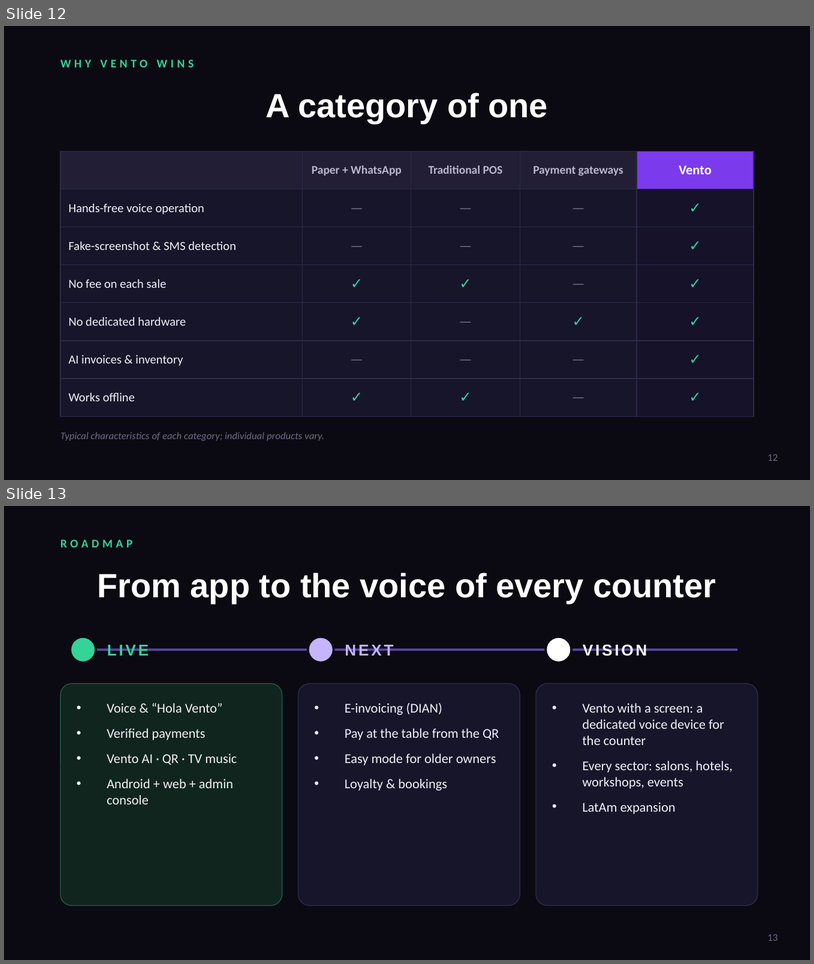
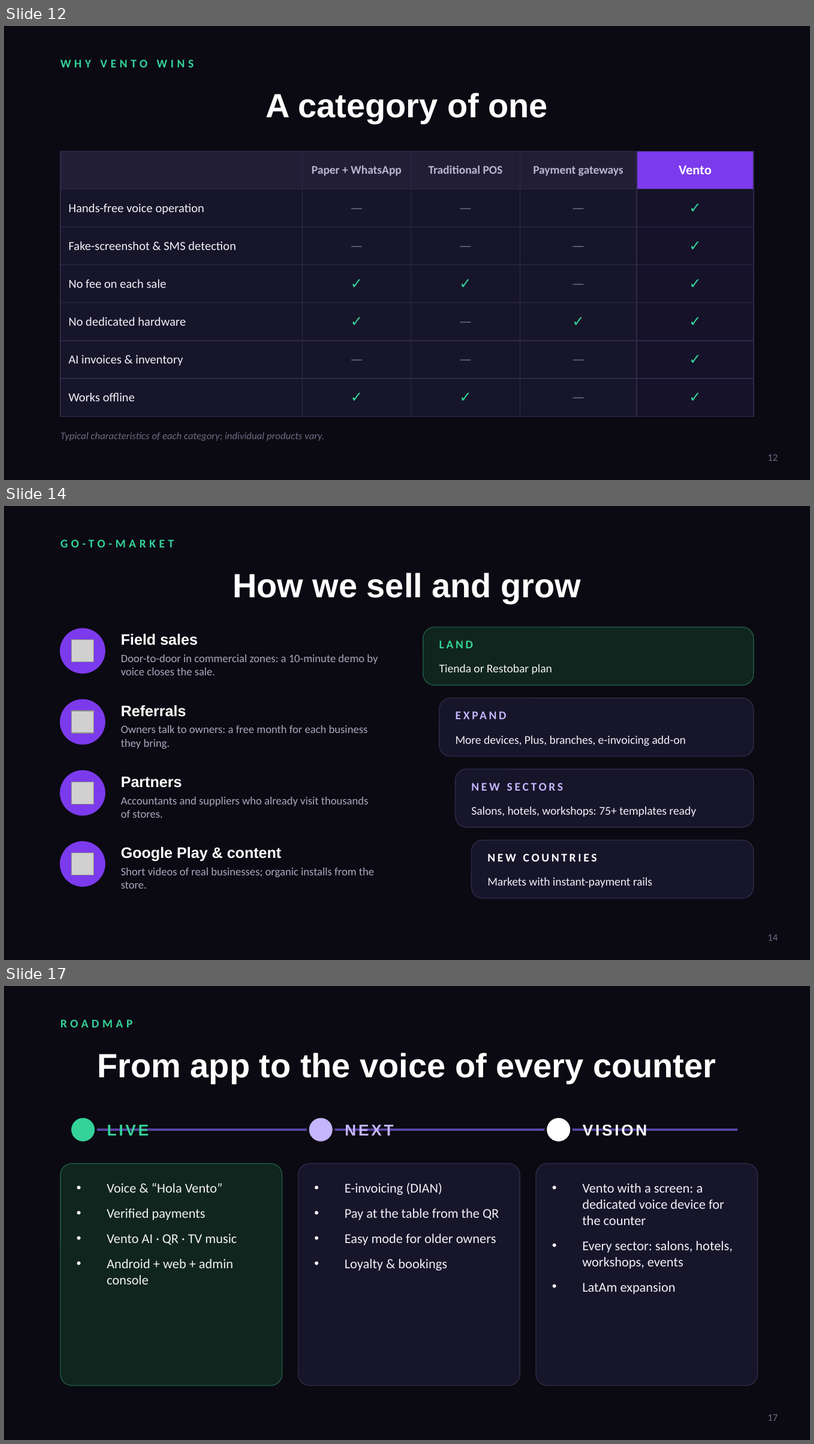
Before and after one commit to cristhianlujan45-blip/cuentas, a slide deck: ventas/Vento-pitch.pptx. Shown one above the other, each under a label of ours: slides 12 and 13 before the commit, slides 12, 14 and 17 after it; the slides between them are not shown. The pictures are 814x964 and 814x1444 pixels, drawn with LibreOffice and Linux fonts; fonts in the diff are those of the drawing; grey boxes stand for pictures; background and template pictures are left out. Boxes give left, top, right and bottom in pixels: in the first picture for what was removed or moved away, otherwise in the second. Text is boxed around its words. In the diff, an @@ line names an element or a change of style, - is before the commit and + after.

```diff
--- a/ventas/Vento-pitch.pptx
+++ b/ventas/Vento-pitch.pptx
@@ slide 14 added at (4,506,810,960), background picture (left out) @@
@@ text added at (83,540,105,547), 10.5 pt, text #34D399, bold @@
+GO-TO-MARKET
@@ title added at (233,573,582,603), 30 pt, text #FFFFFF, bold @@
+How we sell and grow
@@ ellipse added at (60,628,105,673), fill #7C3AED, outline #7C3AED 1 pt @@
@@ rounded rectangle added at (423,627,754,685), fill #10251D, outline #1F5A44 0.75 pt @@
@@ picture added at (72,640,95,663) @@
@@ text added at (121,633,198,645), 13.5 pt, text #FFFFFF, bold @@
+Field sales
@@ text added at (440,640,473,648), 10.5 pt, text #34D399, bold @@
+LAND
@@ text added at (121,654,378,675), 10 pt, text #A9A6BD @@
+Door-to-door in commercial zones: a 10-minute demo by voice closes the sale.
@@ text added at (440,664,552,674), 10.5 pt, text #F2F1F7 @@
+Tienda or Restobar plan
@@ ellipse added at (60,700,105,744), fill #7C3AED, outline #7C3AED 1 pt @@
@@ rounded rectangle added at (440,698,754,756), fill #17152A, outline #2E2A48 0.75 pt @@
@@ picture added at (72,711,95,733) @@
@@ text added at (121,705,186,717), 13.5 pt, text #FFFFFF, bold @@
+Referrals
@@ text added at (456,705,657,726), 10.5 pt, text #C4B5FD, bold @@
+EXPAND
@@ text added at (121,725,368,748), 10 pt, text #A9A6BD @@
+Owners talk to owners: a free month for each business they bring.
@@ text added at (456,735,686,746), 10.5 pt, text #F2F1F7 @@
+More devices, Plus, branches, e-invoicing add-on
@@ ellipse added at (60,771,105,815), fill #7C3AED, outline #7C3AED 1 pt @@
@@ rounded rectangle added at (456,769,754,827), fill #17152A, outline #2E2A48 0.75 pt @@
@@ picture added at (72,782,95,804) @@
@@ text added at (121,776,182,787), 13.5 pt, text #FFFFFF, bold @@
+Partners
@@ text added at (471,783,563,790), 10.5 pt, text #C4B5FD, bold @@
+NEW SECTORS
@@ text added at (121,796,369,817), 10 pt, text #A9A6BD @@
+Accountants and suppliers who already visit thousands of stores.
@@ text added at (471,806,696,816), 10.5 pt, text #F2F1F7 @@
+Salons, hotels, workshops: 75+ templates ready
@@ ellipse added at (60,841,105,886), fill #7C3AED, outline #7C3AED 1 pt @@
@@ text added at (121,846,282,861), 13.5 pt, text #FFFFFF, bold @@
+Google Play & content
@@ rounded rectangle added at (472,840,754,898), fill #17152A, outline #2E2A48 0.75 pt @@
@@ picture added at (72,853,95,876) @@
@@ text added at (488,853,597,861), 10.5 pt, text #FFFFFF, bold @@
+NEW COUNTRIES
@@ text added at (121,867,374,888), 10 pt, text #A9A6BD @@
+Short videos of real businesses; organic installs from the store.
@@ text added at (488,877,653,887), 10.5 pt, text #F2F1F7 @@
+Markets with instant-payment rails
@@ page number added at (768,934,778,940), 9 pt, text #6E6A85 @@
+14
@@ what was slide 13 is now slide 17 @@
@@ page number at (768,1414,778,1420): text changed @@
-13
+17
```
Also in this commit, not shown: 5 other slides added, 1 slide removed, 4 other files.
